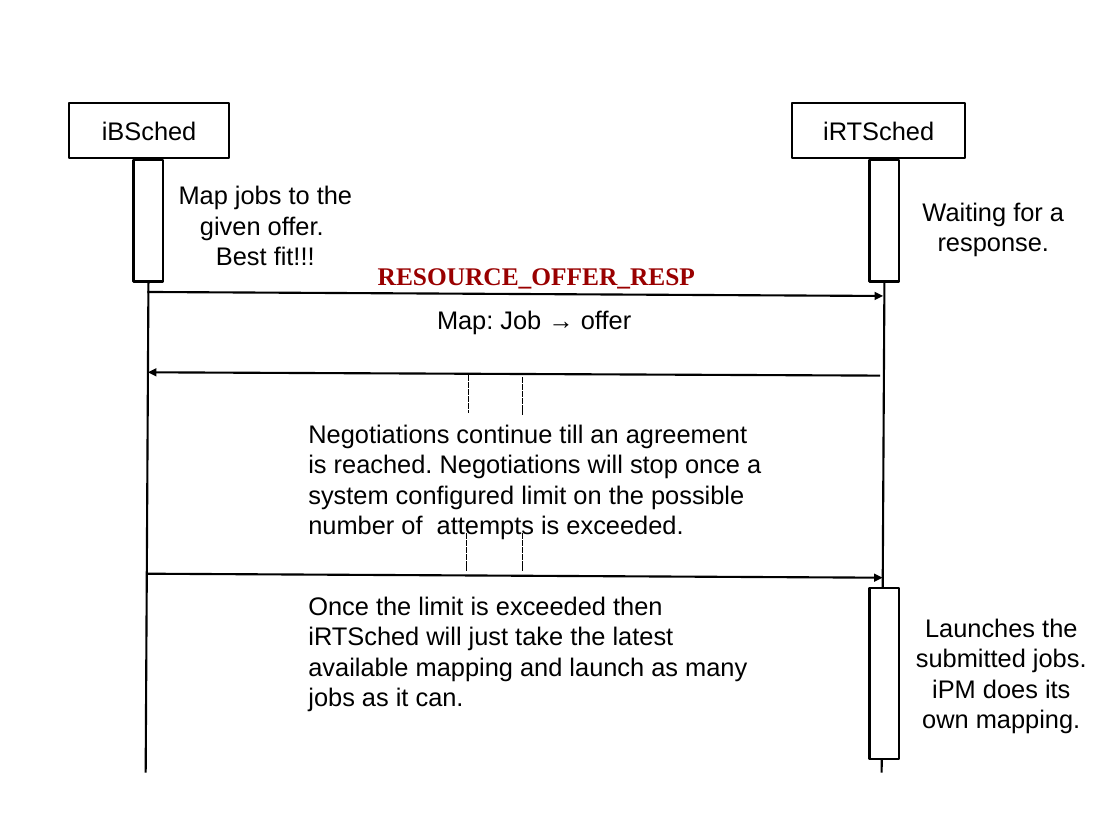
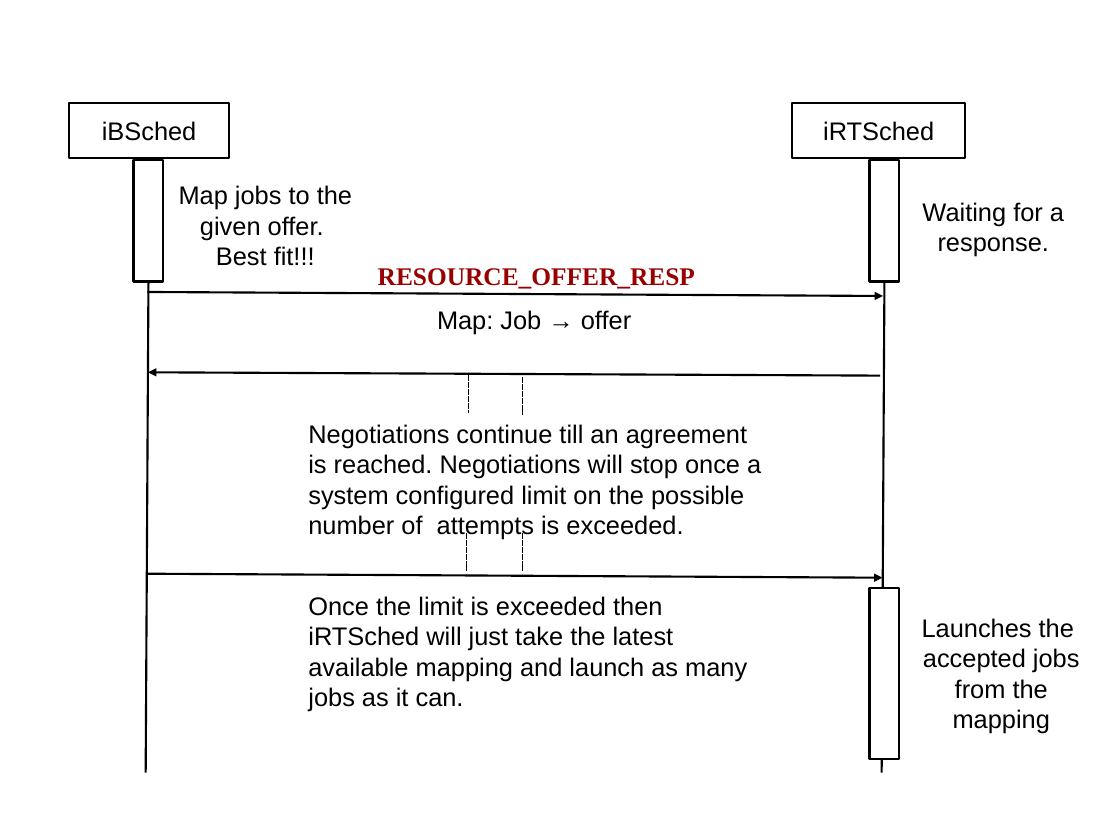
Before and after one commit to sentinel88/Thesis, a slide deck: slide 2 of Guided Research/Documentation/figures.odp. Drawn at 1120x840 pixels with LibreOffice and Linux fonts; fonts in the diff are those of the drawing. Boxes give left, top, right and bottom in pixels: in the first picture for what was removed or moved away, otherwise in the second. Text is boxed around its words. In the diff, an @@ line names an element or a change of style, - is before the commit and + after.

```diff
--- a/Guided Research/Documentation/figures.odp
+++ b/Guided Research/Documentation/figures.odp
@@ text at (922, 618, 1080, 734): text changed @@
-Launches the submitted jobs. iPM does its own mapping.
+Launches the accepted jobs from the mapping
```
Also in this commit, not shown: 1 other slide changed, 12 other files.
